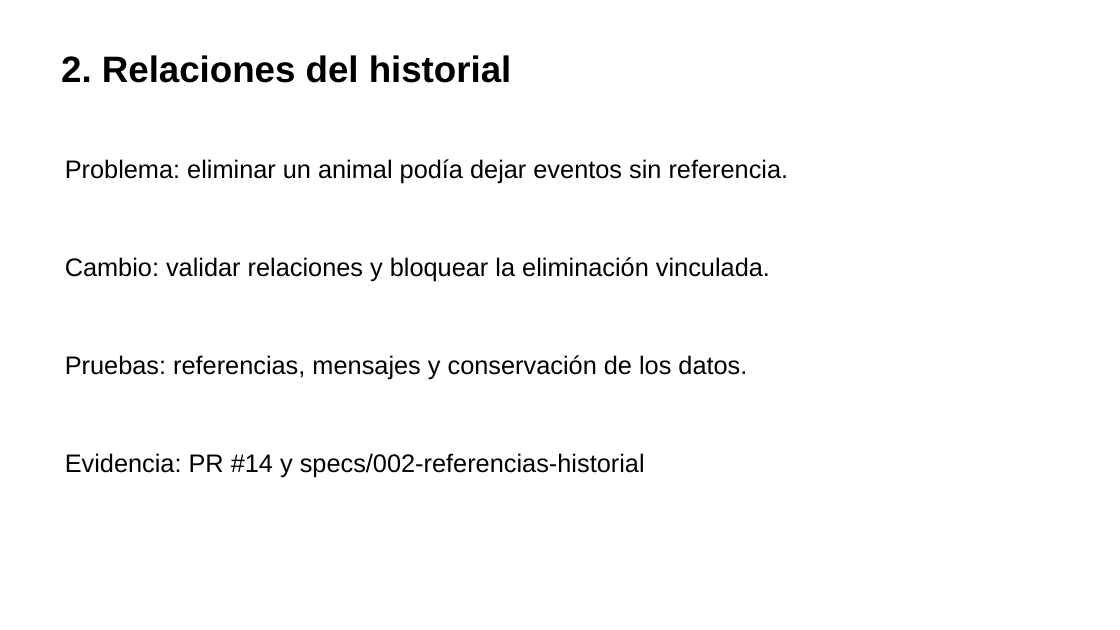
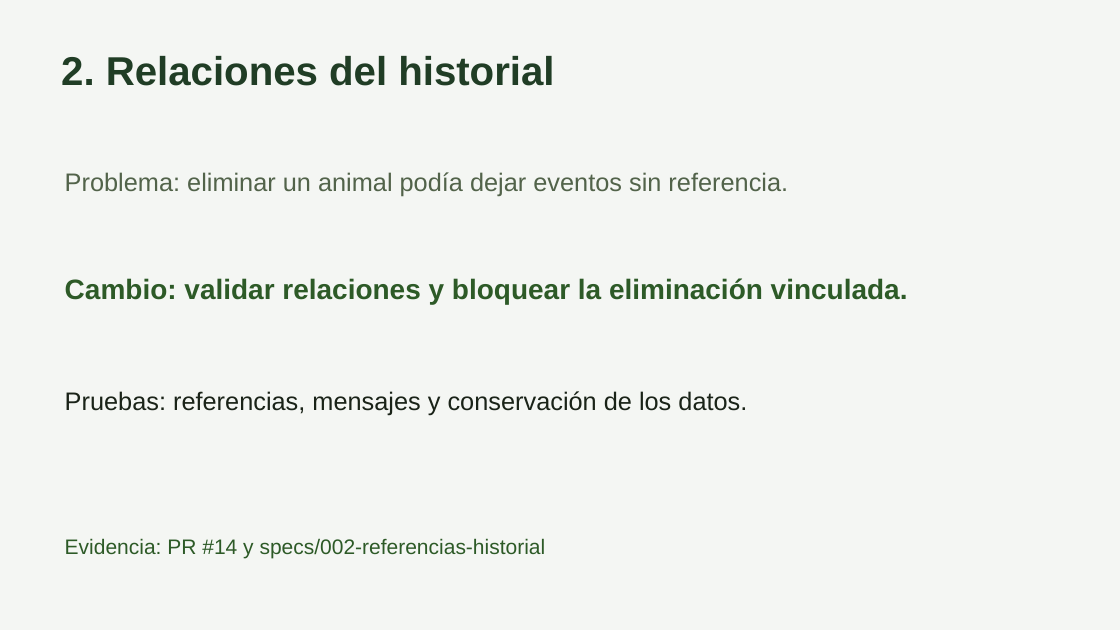
Before and after one commit to carlos-rubio-dev/bovicontrol-pro, a slide deck: slide 9 of docs/integrador/Presentacion.pptx. Drawn at 1120x630 pixels with LibreOffice and Linux fonts; fonts in the diff are those of the drawing. Boxes give left, top, right and bottom in pixels: in the first picture for what was removed or moved away, otherwise in the second. Text is boxed around its words. In the diff, an @@ line names an element or a change of style, - is before the commit and + after.

```diff
--- a/docs/integrador/Presentacion.pptx
+++ b/docs/integrador/Presentacion.pptx
@@ background #FFFFFF to #F4F6F3 @@
@@ text "2. Relaciones del historial" at bbox=[61, 56, 554, 86]: size 31.5 to 34.5 pt, text colour #000000 to #203D25 @@
@@ text "Problema: eliminar un animal podía ...": place and size @@
-text "Problema: eliminar un animal podía ..." at bbox=[65, 159, 789, 184]
+text "Problema: eliminar un animal podía ..." at bbox=[65, 172, 788, 197]
@@ text "Problema: eliminar un animal podía ..." at bbox=[65, 172, 788, 197]: text colour #000000 to #52634A @@
@@ text "Cambio: validar relaciones y bloquear ...": place and size @@
-text "Cambio: validar relaciones y bloquear ..." at bbox=[65, 257, 770, 282]
+text "Cambio: validar relaciones y bloquear ..." at bbox=[65, 278, 908, 304]
@@ text "Cambio: validar relaciones y bloquear ..." at bbox=[65, 278, 908, 304]: size 21.8 to 24 pt, text colour #000000 to #2D5A27, bold on @@
@@ text "Pruebas: referencias, mensajes y conservación ...": place and size @@
-text "Pruebas: referencias, mensajes y conservación ..." at bbox=[65, 355, 747, 380]
+text "Pruebas: referencias, mensajes y conservación ..." at bbox=[65, 391, 747, 415]
@@ text "Pruebas: referencias, mensajes y conservación ..." at bbox=[65, 391, 747, 415]: text colour #000000 to #1A2318 @@
@@ text "Evidencia: PR #14 y specs/002-referencias-historial": place and size @@
-text "Evidencia: PR #14 y specs/002-referencias-historial" at bbox=[65, 453, 645, 478]
+text "Evidencia: PR #14 y specs/002-referencias-historial" at bbox=[65, 538, 546, 559]
@@ text "Evidencia: PR #14 y specs/002-referencias-historial" at bbox=[65, 538, 546, 559]: size 21.8 to 18 pt, text colour #000000 to #2D5A27 @@
```
Also in this commit, not shown: 16 other slides changed.
